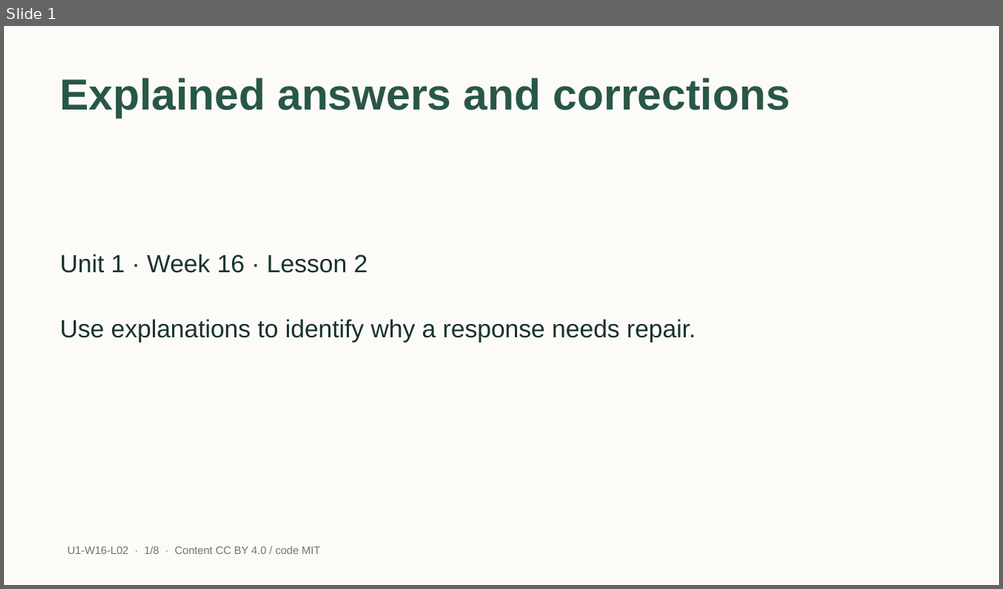
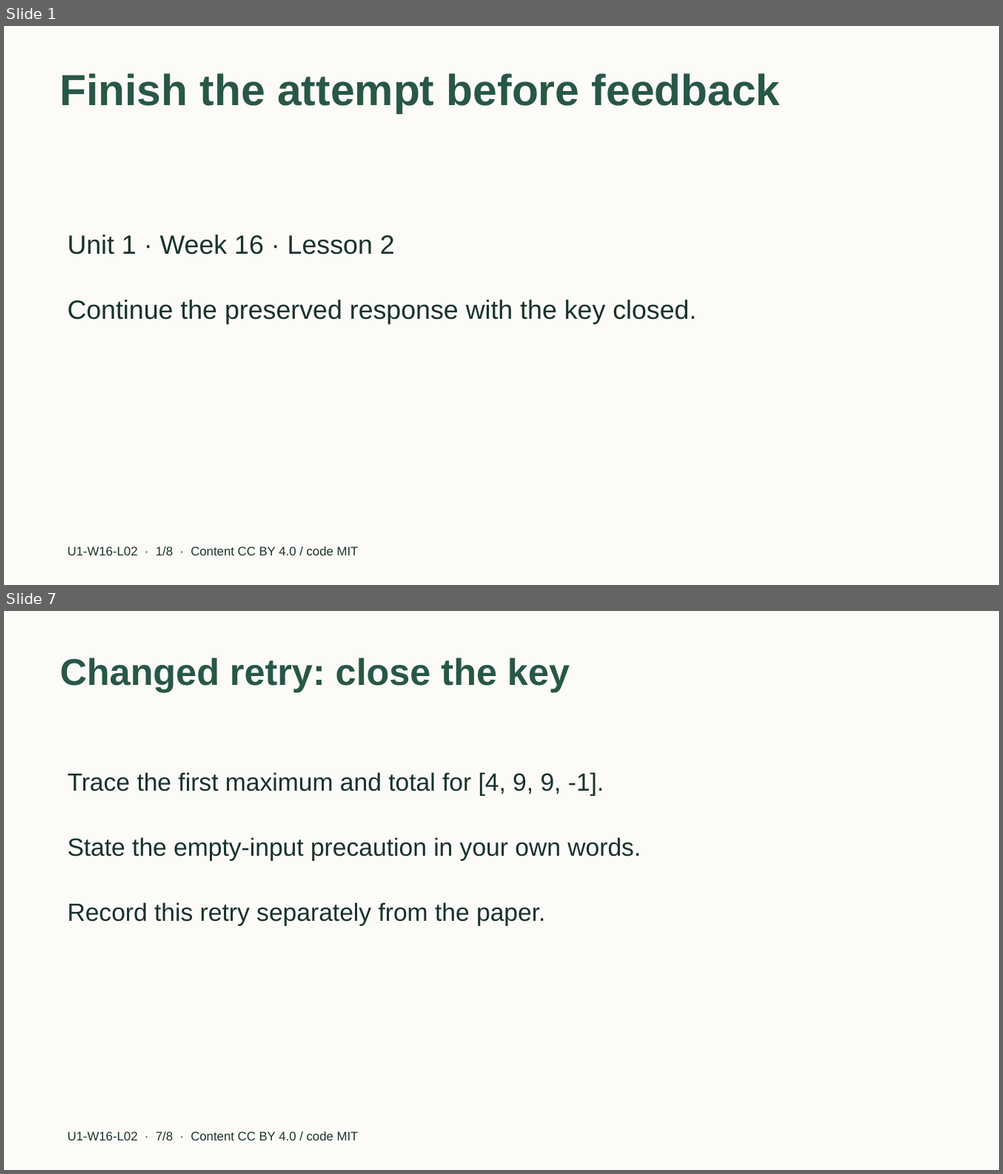
Before and after one commit to EdugenIO/cs-atar-textbook, a slide deck: dist/slides/u1-w16-l02.pptx. Shown one above the other, each under a label of ours: slide 1 before the commit, slides 1 and 7 after it; the slides between them are not shown. The pictures are 1003x589 and 1003x1174 pixels, drawn with LibreOffice and Linux fonts; fonts in the diff are those of the drawing. Boxes give left, top, right and bottom in pixels: in the first picture for what was removed or moved away, otherwise in the second. Text is boxed around its words. In the diff, an @@ line names an element or a change of style, - is before the commit and + after.

```diff
--- a/dist/slides/u1-w16-l02.pptx
+++ b/dist/slides/u1-w16-l02.pptx
@@ slide 7 added at [4,611,999,1170], background #FCFBF7 @@
@@ title added at [60,658,569,692], 36 pt, text #285747, bold @@
+Changed retry: close the key
@@ text added at [68,772,604,796], 24 pt, text #18322D @@
+Trace the first maximum and total for [4, 9, 9, -1].
@@ text added at [68,837,640,861], 24 pt, text #18322D @@
+State the empty-input precaution in your own words.
@@ text added at [68,903,545,926], 24 pt, text #18322D @@
+Record this retry separately from the paper.
@@ text added at [68,1132,358,1141], 12 pt, text #18322D @@
+U1-W16-L02 · 7/8 · Content CC BY 4.0 / code MIT
@@ slide 1 changed as well @@
@@ title at [60,73,780,113]: text changed @@
-Explained answers and corrections
+Finish the attempt before feedback
@@ text "Unit 1 · Week 16 ..." at [68,235,395,255]: size 24 to 25.5 pt; vertical alignment middle to top @@
@@ text "Continue the preserved response with ..." at [68,300,696,324]: vertical alignment middle to top @@
@@ text at [68,300,696,324]: text changed; size 24 to 25.5 pt @@
-Use explanations to identify why a response needs repair.
+Continue the preserved response with the key closed.
@@ text "U1-W16-L02 · 1/8 · Content ..." at [68,547,358,556]: size 10.5 to 12 pt, text colour #66786F to #18322D @@
```
Also in this commit, not shown: 2 other slides changed, 4 other slides added, 5 slides removed, 40 other files.
